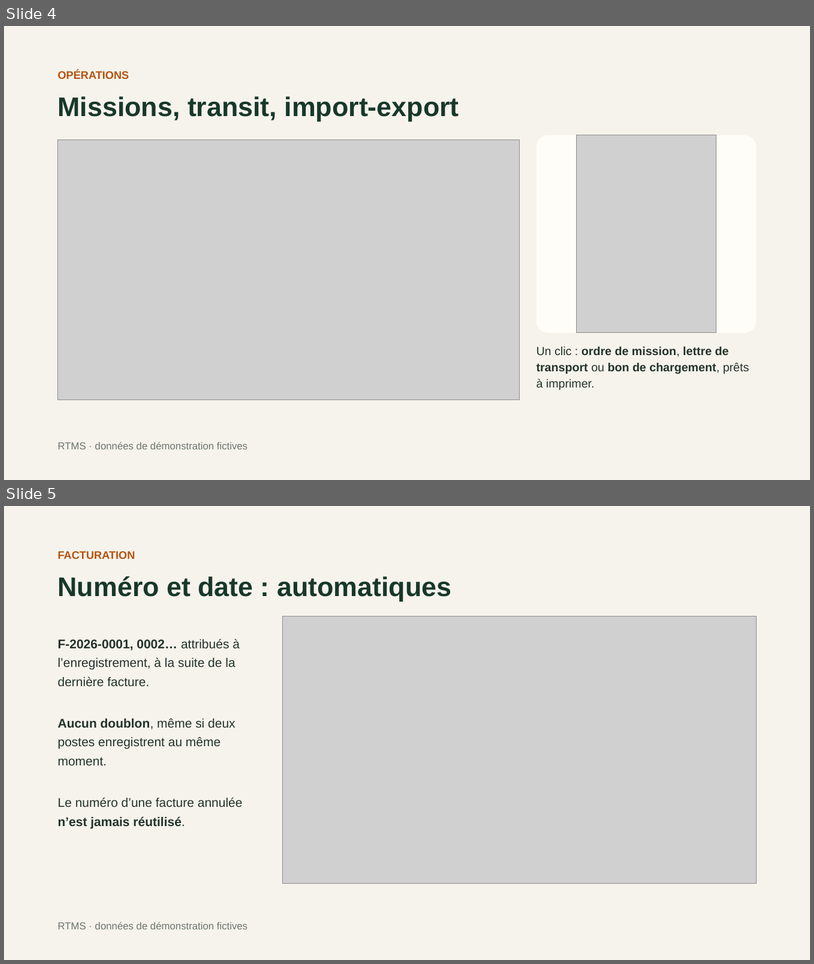
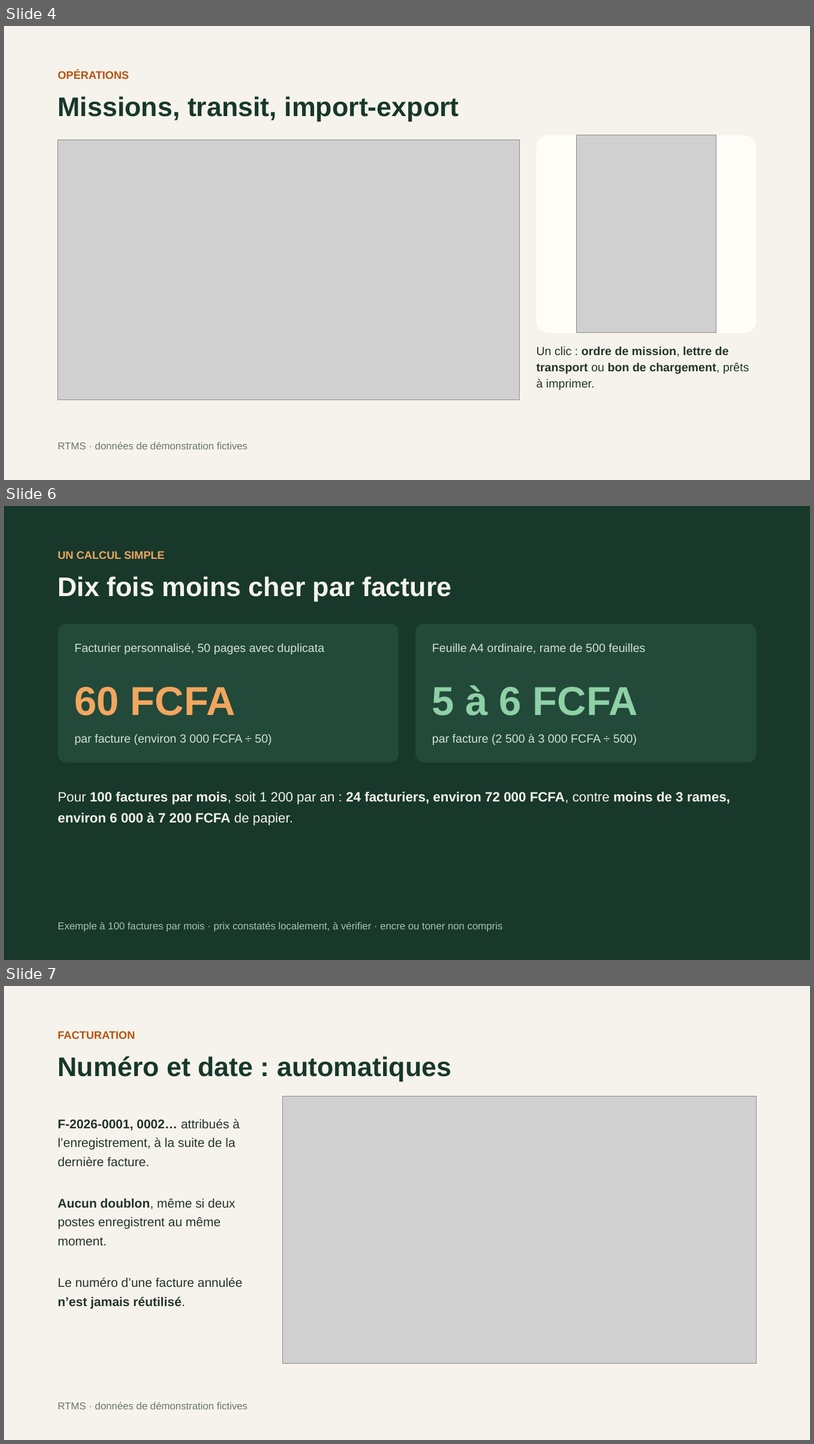
Before and after one commit to ouinou/Romain-, a slide deck: rtms/docs/RTMS-Presentation-client.pptx. Shown one above the other, each under a label of ours: slides 4 and 5 before the commit, slides 4, 6 and 7 after it; the slides between them are not shown. The pictures are 814x964 and 814x1444 pixels, drawn with LibreOffice and Linux fonts; fonts in the diff are those of the drawing; grey boxes stand for pictures. Boxes give left, top, right and bottom in pixels: in the first picture for what was removed or moved away, otherwise in the second. Text is boxed around its words. In the diff, an @@ line names an element or a change of style, - is before the commit and + after.

```diff
--- a/rtms/docs/RTMS-Presentation-client.pptx
+++ b/rtms/docs/RTMS-Presentation-client.pptx
@@ slide 6 added at (x1=4, y1=506, x2=810, y2=960), background #17382B @@
@@ text added at (x1=58, y1=551, x2=165, y2=559), 13 pt, text #F2A65E, bold @@
+UN CALCUL SIMPLE
@@ text added at (x1=58, y1=576, x2=452, y2=601), 32 pt, text #F6F3EC, bold @@
+Dix fois moins cher par facture
@@ rounded rectangle added at (x1=58, y1=624, x2=399, y2=762), fill #22493A @@
@@ rounded rectangle added at (x1=416, y1=624, x2=757, y2=762), fill #22493A @@
@@ text added at (x1=75, y1=643, x2=325, y2=654), 14 pt, text #D3E2D9 @@
+Facturier personnalisé, 50 pages avec duplicata
@@ text added at (x1=432, y1=643, x2=645, y2=654), 14 pt, text #D3E2D9 @@
+Feuille A4 ordinaire, rame de 500 feuilles
@@ text added at (x1=432, y1=685, x2=638, y2=715), 48 pt, text #8FD0A6, bold @@
+5 à 6 FCFA
@@ text added at (x1=75, y1=687, x2=236, y2=715), 48 pt, text #F2A65E, bold @@
+60 FCFA
@@ text added at (x1=75, y1=734, x2=272, y2=745), 14 pt, text #D3E2D9 @@
+par facture (environ 3 000 FCFA ÷ 50)
@@ text added at (x1=432, y1=733, x2=637, y2=745), 14 pt, text #D3E2D9 @@
+par facture (2 500 à 3 000 FCFA ÷ 500)
@@ text added at (x1=58, y1=791, x2=731, y2=825), 16 pt, text #F6F3EC, bold @@
+Pour 100 factures par mois, soit 1 200 par an : 24 facturiers, environ 72 000 FCFA, contre moins de 3 rames, environ 6 000 à 7 200 FCFA de papier.
@@ text added at (x1=58, y1=921, x2=503, y2=931), 12 pt, text #A9C2B4 @@
+Exemple à 100 factures par mois · prix constatés localement, à vérifier · encre ou toner non compris
@@ what was slide 5 is now slide 7 @@
```
Also in this commit, not shown: 1 slide changed, 1 other slide added.
